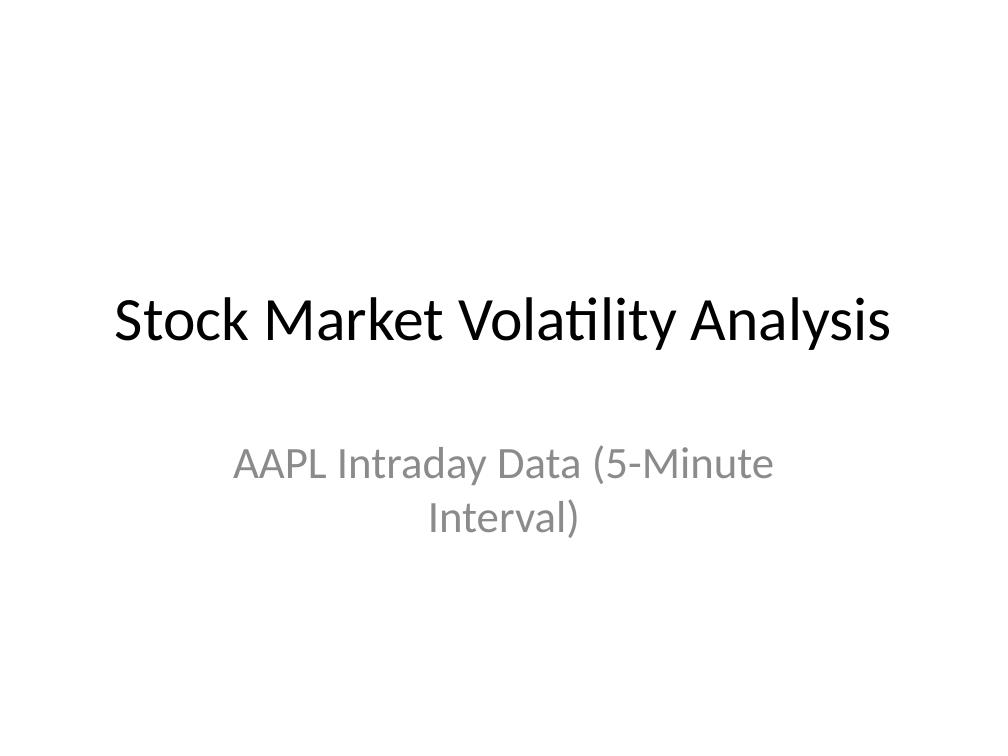
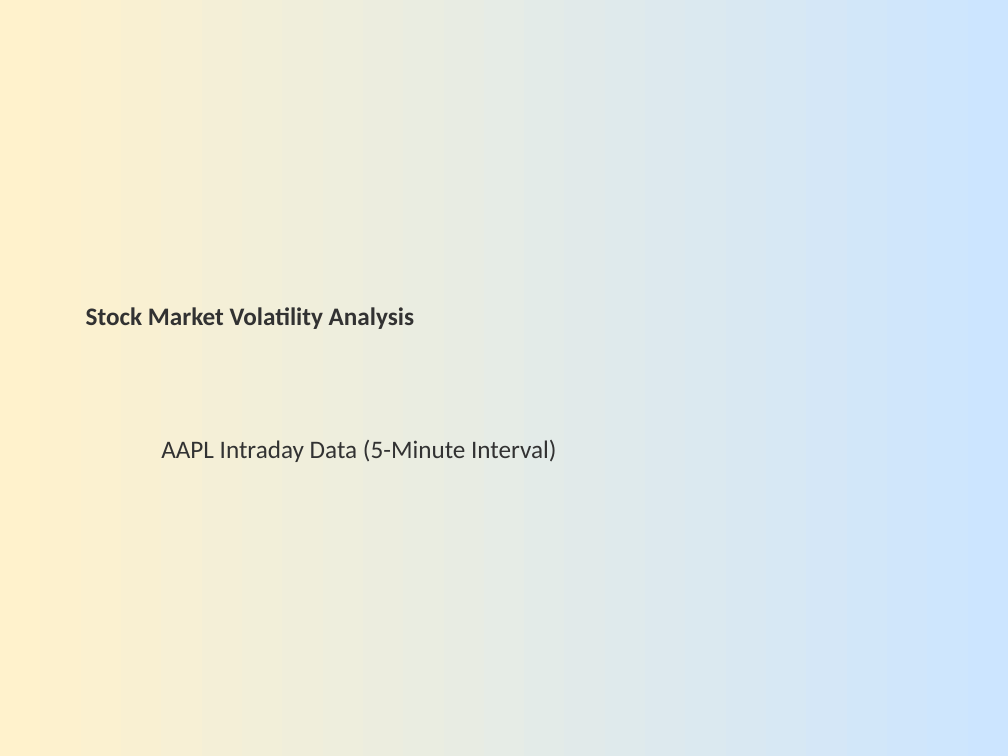
Before and after one commit to bhush55/Stock_market, a slide deck: slide 1 of Stock_Market_Analysis.pptx. Drawn at 1008x756 pixels with LibreOffice and Linux fonts; fonts in the diff are those of the drawing. Boxes give left, top, right and bottom in pixels: in the first picture for what was removed or moved away, otherwise in the second. Text is boxed around its words. In the diff, an @@ line names an element or a change of style, - is before the commit and + after.

```diff
--- a/Stock_Market_Analysis.pptx
+++ b/Stock_Market_Analysis.pptx
@@ background #FFFFFF to gradient #FFF2CC to #CCE5FF @@
@@ title "Stock Market Volatility Analysis" at [86, 307, 414, 329]: size 44 to 18 pt, text colour #000000 to #323232, bold on; alignment centre to left @@
@@ subtitle "AAPL Intraday Data (5-Minute Interval)" at [161, 440, 556, 462]: size 32 to 18 pt, text colour #8C8C8C to #323232; alignment centre to left; less space between paragraphs @@
```
Also in this commit, not shown: 5 other slides changed.
